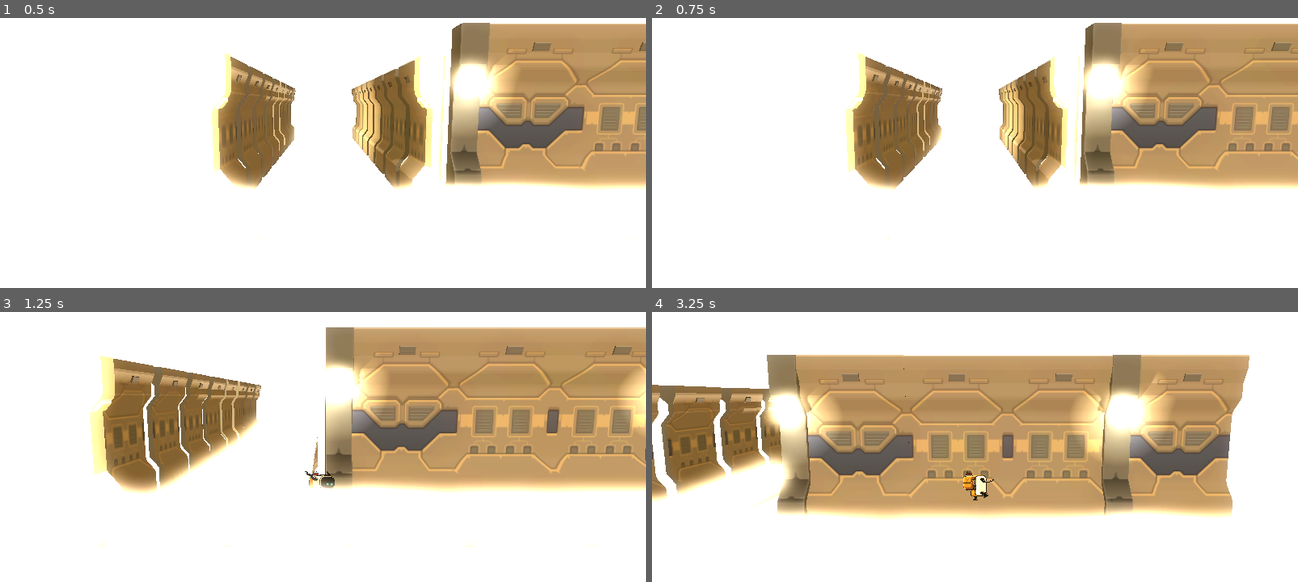
Above: before the commit, frames 1-4 (two rows, left to right).
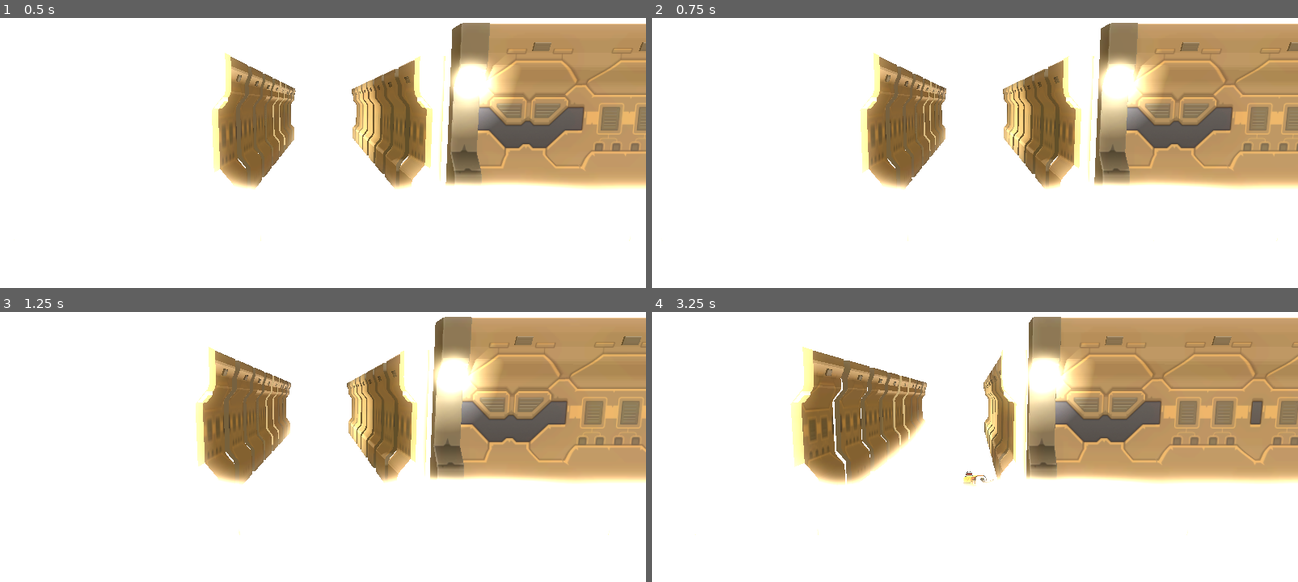
Above: after the commit, the same moments.

Repository: jokkevo/Roboman
Game: Godot game, scene res://Scenes/Test_Chamber_3D.tscn
Two runs of this game, one before a commit and one after it. Both use one fixed random seed, a clock stepped at 60 frames per second and the inputs below.
Inputs:
- Up to frame 1 (0.5 s): no input
- Up to frame 2 (0.75 s): tap Enter at 0.5 s; hold D (right) from 0.53 s (still down); tap E (attack) at 0.6 s
- Up to frame 3 (1.25 s): keep holding D (right); tap Space (jump) at 0.77 s
- Up to frame 4 (3.25 s): release D (right) at 1.28 s; hold Down (ui_down) 1.28-2.03 s; tap E (attack) at 1.35, 2.1, 2.85 s; tap Space (jump) at 1.52, 3.02 s; hold D (right) 2.03-2.78 s; hold Up (ui_up) from 2.78 s (still down)

Frame 1 is identical in both runs. In frame 2, 14% of the frame differs, in the area x 29-100%, y 1-83%; in frame 3, 33%; in frame 4, 53%, in the area x 0-100%, y 1-98%.

Commit message:
Olisko ollut muutos, missä kaveri pysähtyy lyödessään

Diff:
--- a/Scenes/Roboman.tscn
+++ b/Scenes/Roboman.tscn
@@ -272,3 +272,7 @@
 [node name="Camera3D" type="Camera3D" parent="."]
 transform = Transform3D(1, 0, 0, 0, 0.991347, 0.13127, 0, -0.13127, 0.991347, 0, 1.04108, 4.58746)
 fov = 50.0
+
+[node name="attack_1_timer" type="Timer" parent="."]
+wait_time = 0.65
+one_shot = true
--- a/Scenes/Start_room.tscn
+++ b/Scenes/Start_room.tscn
@@ -29,7 +29,7 @@
 size = Vector3(13.1888, 3.38855, 1.59564)
 
 [node name="Enemy" parent="." instance=ExtResource("6_cp1yo")]
-transform = Transform3D(1, 0, 0, 0, 1, 0, 0, 0, 1, 3.241, 0.165763, 0.2)
+transform = Transform3D(1, 0, 0, 0, 1, 0, 0, 0, 1, 5.08899, 0.165763, 0.2)
 
 [node name="Roboman_corridor" parent="." instance=ExtResource("3_ejgu1")]
 transform = Transform3D(-4.37114e-08, 0, -1, 0, 1, 0, 1, 0, -4.37114e-08, 0.0628382, 0.361696, 0.179483)
--- a/Scenes/Test_enemy_1.tscn
+++ b/Scenes/Test_enemy_1.tscn
@@ -16,7 +16,7 @@
 script = ExtResource("2_x7xe5")
 
 [node name="Sprite3D" type="Sprite3D" parent="."]
-billboard = 1
+shaded = true
 texture_filter = 2
 texture = ExtResource("1_6b65w")
 
--- a/Scenes/roboman.gd
+++ b/Scenes/roboman.gd
@@ -37,6 +37,7 @@
 		velocity.y *= 0.5
 
 
+
 	# Handle jump
 	if Input.is_action_just_pressed("jump") and is_on_floor():
 		velocity.y = JUMP_VELOCITY
@@ -46,8 +47,11 @@
 
 	#Constrain the movement to X and Y vectors
 	var move_dir = Vector3(input_dir.x, 0, input_dir.y)
+	if attacking and is_on_floor(): #stops the player from moving when is attacking
+		velocity = Vector3.ZERO
 
-	velocity.x = move_toward(velocity.x, move_dir.x * SPEED, acceleration * delta)
+	else:
+		velocity.x = move_toward(velocity.x, move_dir.x * SPEED, acceleration * delta)
 
 
 	if input_dir.x > 0:
@@ -72,7 +76,8 @@
 func attack():
 	attacking = true
 	animation.play("attack_1")
-	# Set a timer or use an nimation callback to reset attacking flag after attacj animation finishes
+
+
 
 func update_animation(_direction: Vector3) -> void:
 	if !attacking:
